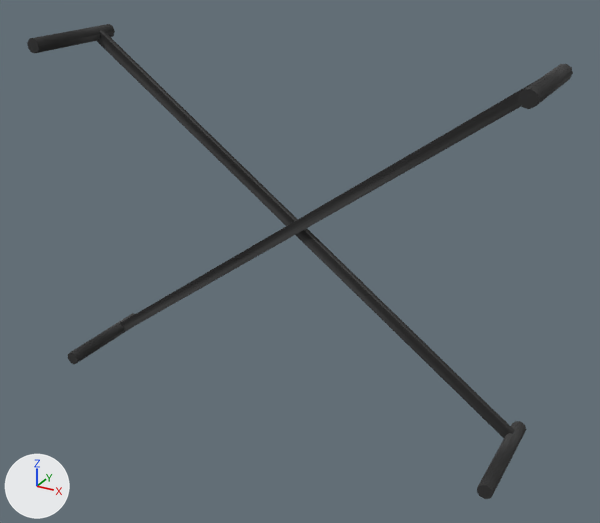
Renders of the OBJ model src/main/resources/Assets/PianoStand.obj from each side of a commit.
Rendered twice from a 50 mm lens placed at (31.2, -54.5, 9.1), pointed at (0.9, 0.6, -18.5). The lights are fixed; the arrows at lower left show +X, +Y and +Z. Where no turn or scale is listed for an object, it has been applied to the vertices.

Script lines for the objects in view, before the commit:
```python
me_pianostand = bpy.data.meshes.new('PianoStand')
me_pianostand.from_pydata(...)  # 96 vertices, 160 faces; spans x -21.9..19.9, y -4.2..5.1, z -32.0..-1.4
me_pianostand.materials.append(mat_material01)  # picture img_rubberfoot_png
ob_pianostand = bpy.data.objects.new('PianoStand', me_pianostand)
ob_pianostand.location = (0.0, 0.0, 0.0)
```
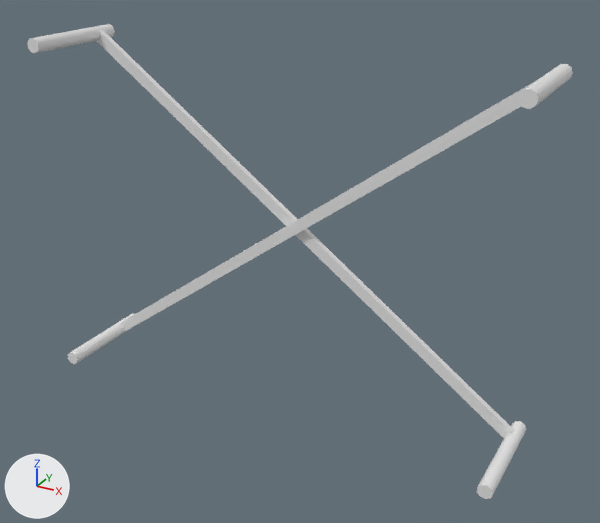
Scene script edits in JSON lines:
```json
{"block": "me_pianostand", "where": "me_pianostand.from_pydata(...)  # 96 vertices, 160 faces; spans x -21.9..19.9, y -4.2..5.1, z -32.0..-1.4"}
{"op": "remove", "block": "me_pianostand", "code": "me_pianostand.materials.append(mat_material01)  # picture img_rubberfoot_png"}
```

Location of each change, (x1, y1, x2, y2) in pixels of the pictures (600 x 523 px):
```json
{"object": "PianoStand", "change": "recoloured", "before": [27, 24, 573, 499], "after": [27, 24, 573, 499], "on screen": "black to grey"}
```
